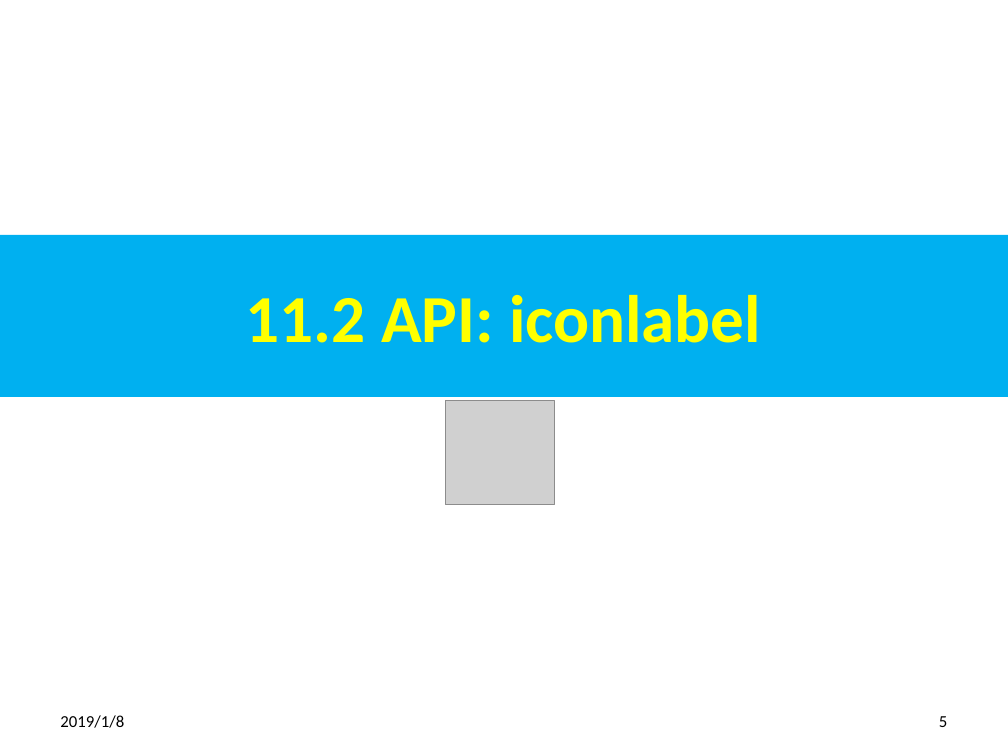
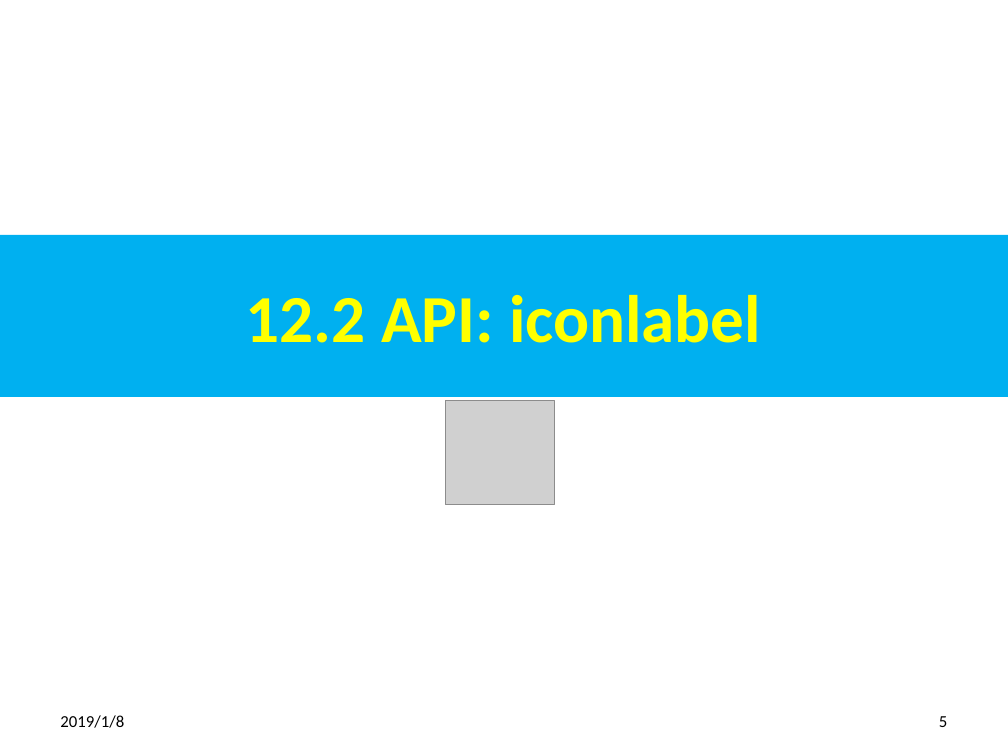
Before and after one commit to peterhchen/100-jasper-report-api-6.7.0, a slide deck: slide 5 of 15_Ch12_API_i.pptx. Drawn at 1008x756 pixels with LibreOffice and Linux fonts; fonts in the diff are those of the drawing; grey boxes stand for pictures. Boxes give left, top, right and bottom in pixels: in the first picture for what was removed or moved away, otherwise in the second. Text is boxed around its words. In the diff, an @@ line names an element or a change of style, - is before the commit and + after.

```diff
--- a/15_Ch12_API_i.pptx
+++ b/15_Ch12_API_i.pptx
@@ title at box(246, 295, 761, 343): text changed @@
-11.2 API: iconlabel
+12.2 API: iconlabel
```
Also in this commit, not shown: 5 other slides changed, 1 other file.
